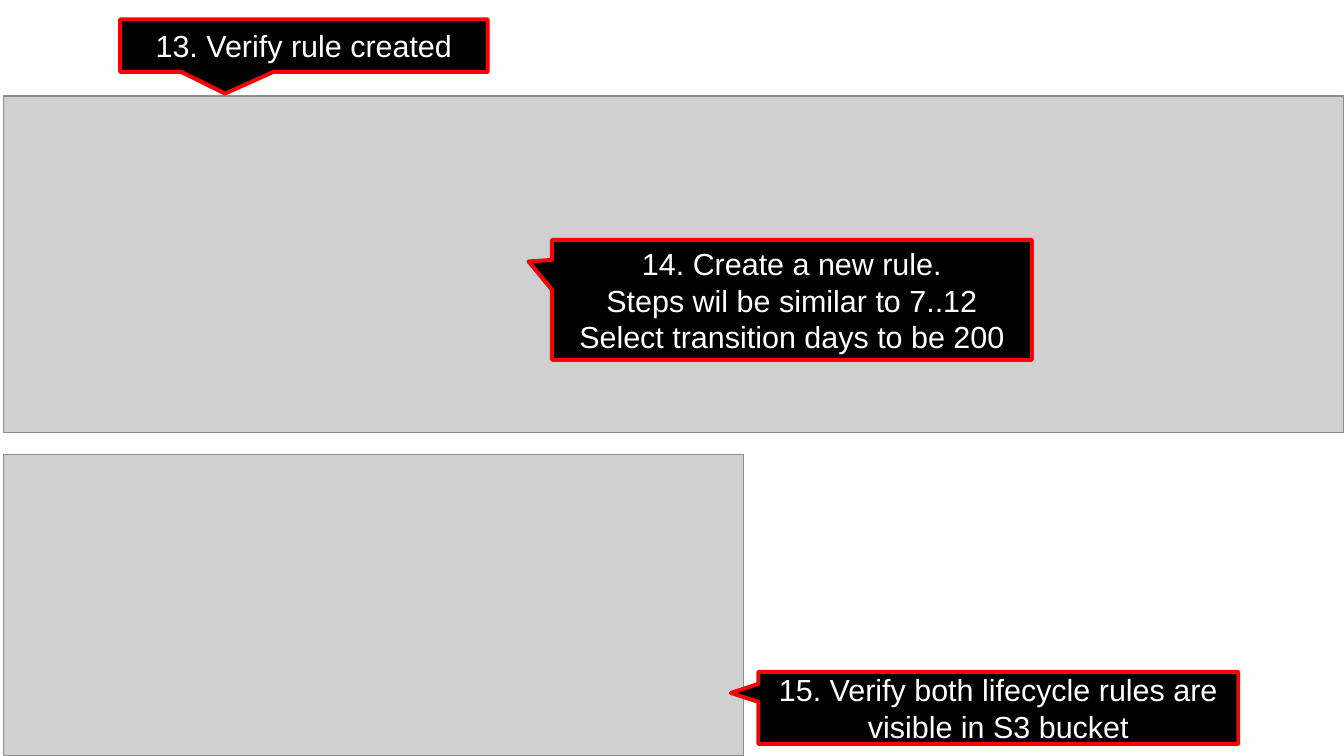
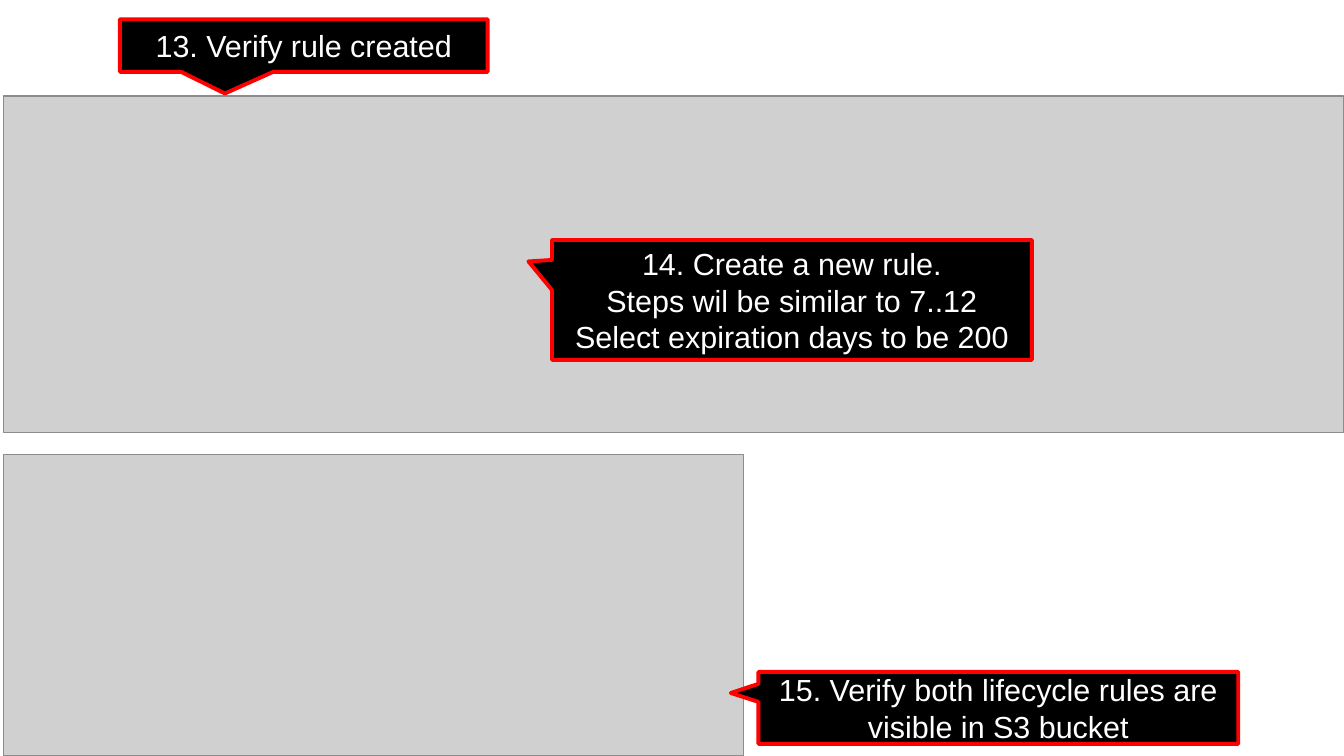
Before and after one commit to enhariharan/aws-solutions-architect-training, a slide deck: slide 5 of module_5_simple_storage_service_s3/module_5_assignment_3/module_5_assignment_3_s3.pptx. Drawn at 1344x756 pixels with LibreOffice and Linux fonts; fonts in the diff are those of the drawing; grey boxes stand for pictures. Boxes give left, top, right and bottom in pixels: in the first picture for what was removed or moved away, otherwise in the second. Text is boxed around its words. In the diff, an @@ line names an element or a change of style, - is before the commit and + after.

```diff
--- a/module_5_simple_storage_service_s3/module_5_assignment_3/module_5_assignment_3_s3.pptx
+++ b/module_5_simple_storage_service_s3/module_5_assignment_3/module_5_assignment_3_s3.pptx
@@ text in speech box at (x1=575, y1=326, x2=1009, y2=354): text changed @@
-Select transition days to be 200
+Select expiration days to be 200
```
Also in this commit, not shown: 2 slides added, 1 other file.
